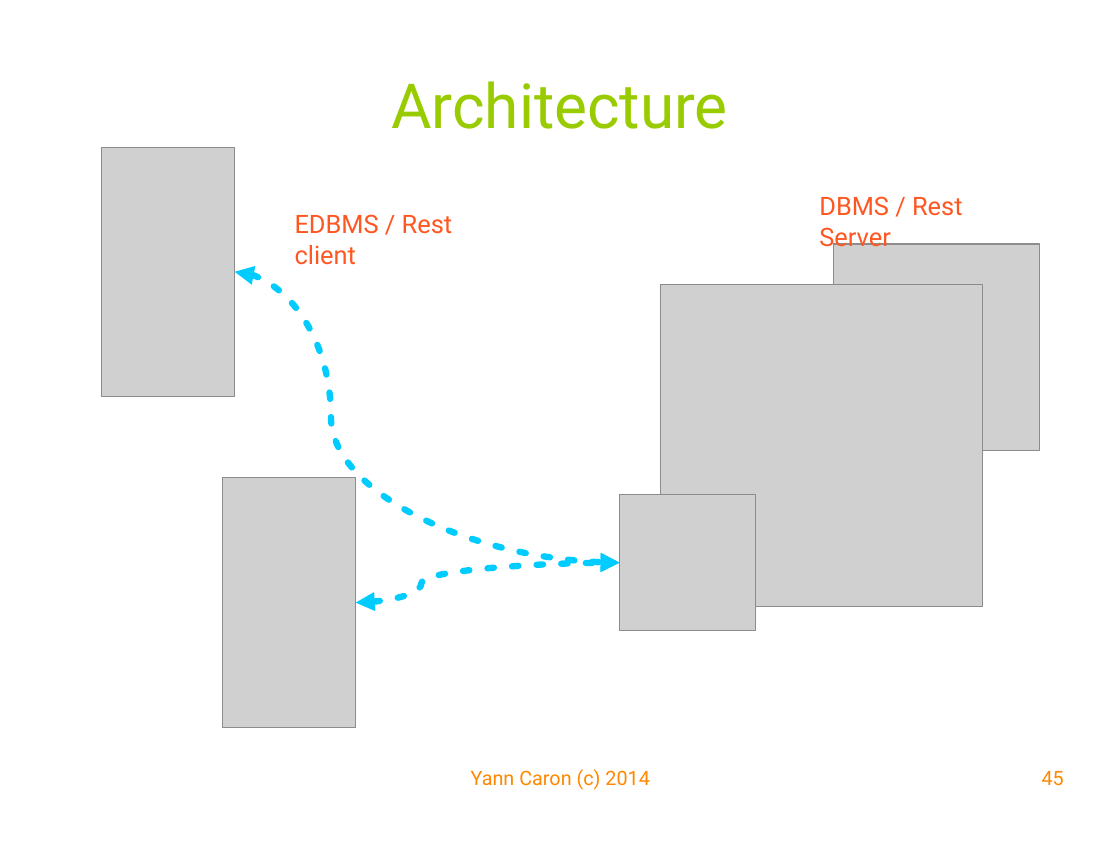
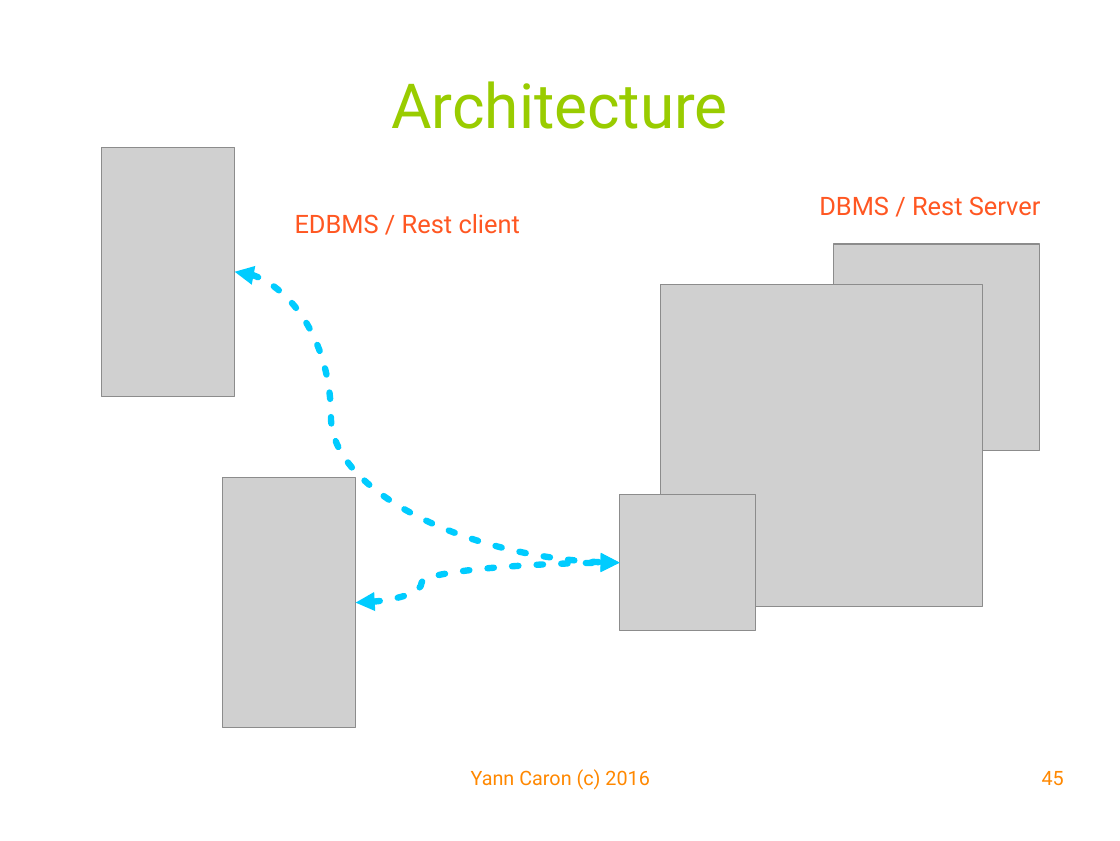
Before and after one commit to YannCaron/Android-ENSG, a slide deck: slide 45 of 09 - WebServices.odp. Drawn at 1120x841 pixels with LibreOffice and Linux fonts; fonts in the diff are those of the drawing; grey boxes stand for pictures; background and template pictures are left out. Boxes give left, top, right and bottom in pixels: in the first picture for what was removed or moved away, otherwise in the second. Text is boxed around its words. In the diff, an @@ line names an element or a change of style, - is before the commit and + after.

```diff
--- a/09 - WebServices.odp
+++ b/09 - WebServices.odp
@@ text "EDBMS / Rest client" rewrapped from (295, 214, 453, 265) to (295, 214, 520, 234) @@
@@ text "DBMS / Rest Server" rewrapped from (819, 196, 963, 252) to (819, 196, 1041, 216) @@
@@ text at (471, 769, 649, 790): text changed @@
-Yann Caron (c) 2014
+Yann Caron (c) 2016
```
Also in this commit, not shown: 45 other slides changed, 3 other files.
